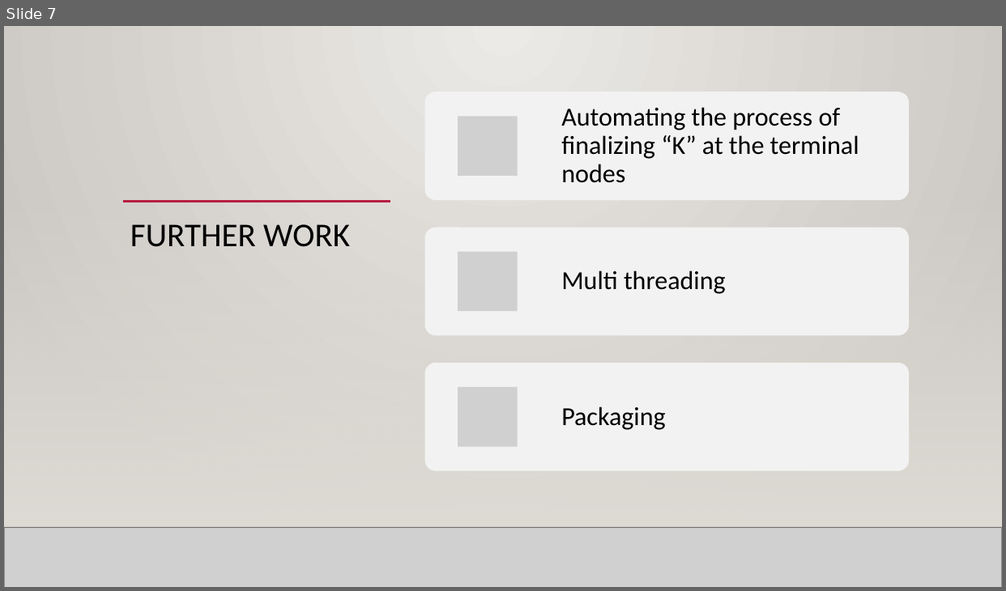
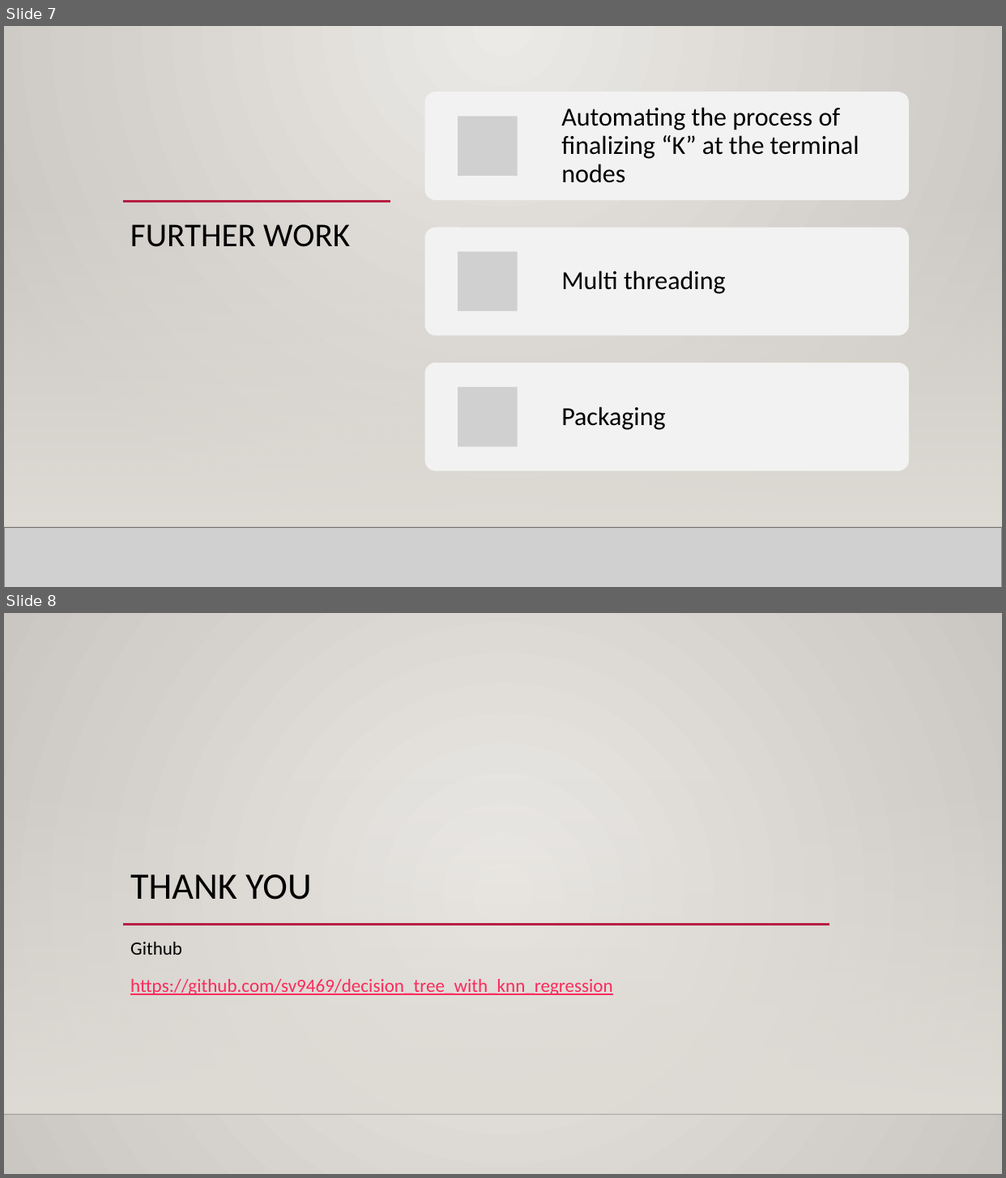
Before and after one commit to Nitish-Palaparti/decision_tree_with_knn_regression, a slide deck: PNN_v1.pptx. Shown one above the other, each under a label of ours: slide 7 before the commit, slides 7 and 8 after it. The pictures are 1006x591 and 1006x1178 pixels, drawn with LibreOffice and Linux fonts; fonts in the diff are those of the drawing; grey boxes stand for pictures; background and template pictures are left out. Boxes give left, top, right and bottom in pixels: in the first picture for what was removed or moved away, otherwise in the second. Text is boxed around its words. In the diff, an @@ line names an element or a change of style, - is before the commit and + after.

Commit message:
Final Deck
MLDS final

```diff
--- a/PNN_v1.pptx
+++ b/PNN_v1.pptx
@@ slide 8 added at [4,613,1002,1174], background gradient #ECEAE7 to #CAC7C1; not listed: 2 template elements that a slide beside it also shows @@
@@ title added at [130,875,311,900], 36 pt, text #000000 @@
+THANK YOU
@@ line added from (123, 924) to (829, 924), #B71E42 2.5 pt @@
@@ text added at [130,942,613,995], 18 pt, text #FA2B5C, underline @@
+Github
+https://github.com/sv9469/decision_tree_with_knn_regression
```
Also in this commit, not shown: 1 other file.
